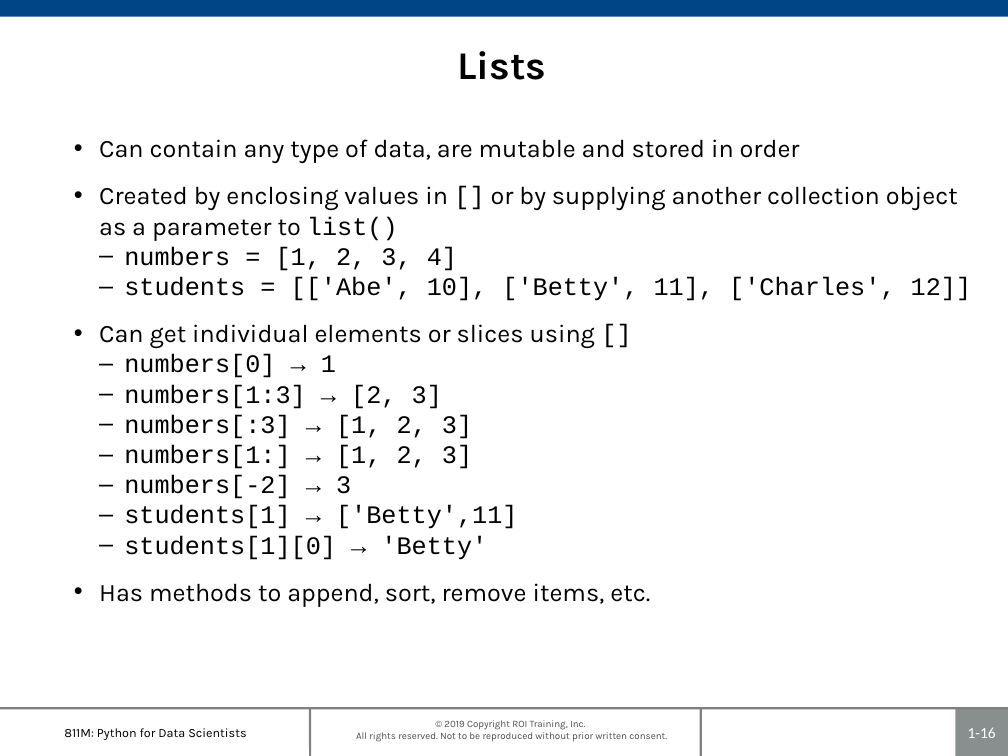
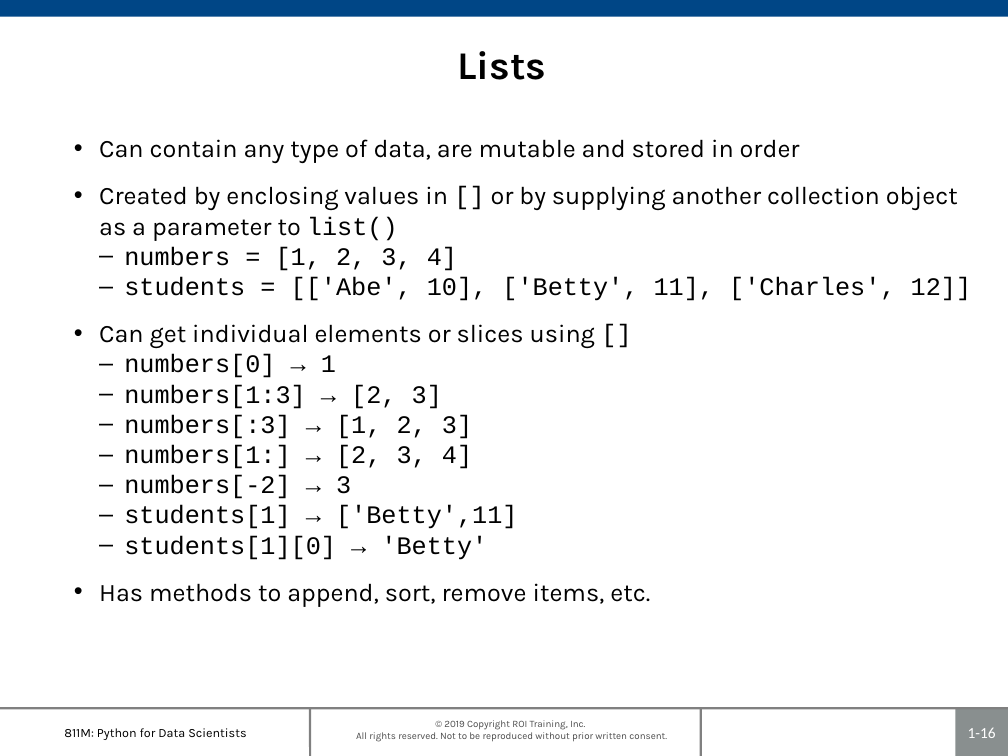
Before and after one commit to roitraining/PythonML, a slide deck: slide 16 of 811M-Ch01_ToolsetOverview.pptx. Drawn at 1008x756 pixels with LibreOffice and Linux fonts; fonts in the diff are those of the drawing; background and template pictures are left out. Boxes give left, top, right and bottom in pixels: in the first picture for what was removed or moved away, otherwise in the second. Text is boxed around its words. In the diff, an @@ line names an element or a change of style, - is before the commit and + after.

```diff
--- a/811M-Ch01_ToolsetOverview.pptx
+++ b/811M-Ch01_ToolsetOverview.pptx
@@ text at <box>124,445,472,469</box>: text changed @@
-  – numbers[1:] → [1, 2, 3]
+  – numbers[1:] → [2, 3, 4]
```
Also in this commit, not shown: 2 other slides changed, 6 other files.
